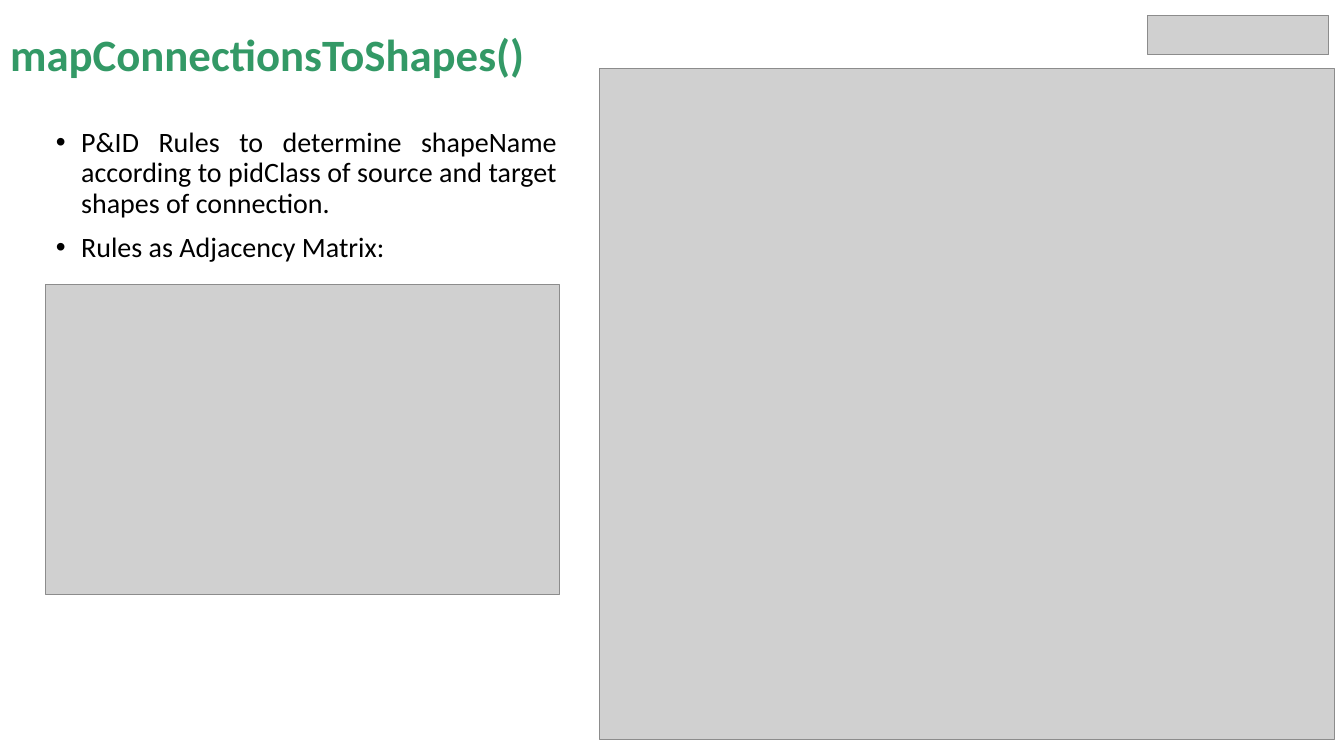
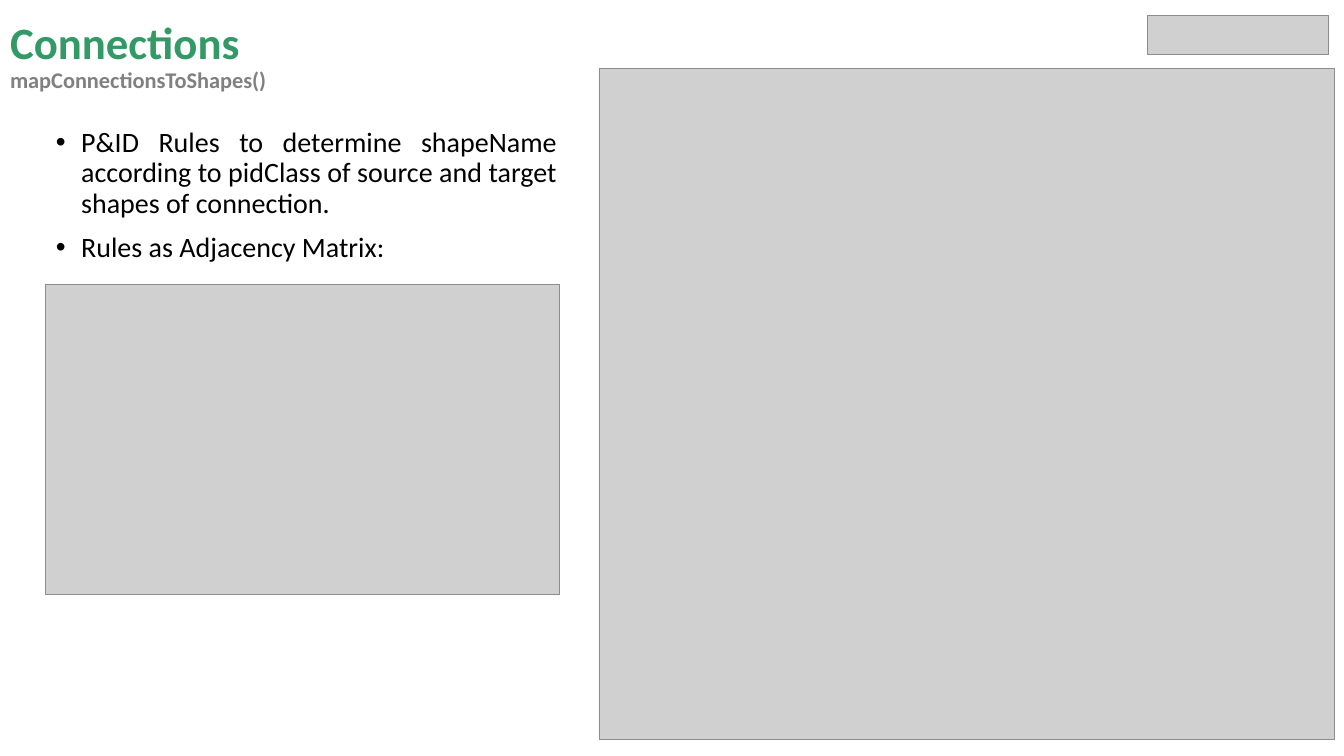
Before and after one commit to miguelrk/tum-mw-bachelorarbeit, a slide deck: slide 13 of 3 Entwicklungsphase/weekly_meeting_11.pptx (slide 10 before the commit). Drawn at 1344x756 pixels with LibreOffice and Linux fonts; fonts in the diff are those of the drawing; grey boxes stand for pictures. Boxes give left, top, right and bottom in pixels: in the first picture for what was removed or moved away, otherwise in the second. Text is boxed around its words. In the diff, an @@ line names an element or a change of style, - is before the commit and + after.

```diff
--- a/3 Entwicklungsphase/weekly_meeting_11.pptx
+++ b/3 Entwicklungsphase/weekly_meeting_11.pptx
@@ title at (10,27,266,92): text changed; size 32 to 16 pt; text colour #339966 to #808080 @@
-mapConnectionsToShapes()
+Connections
+mapConnectionsToShapes()
```
Also in this commit, not shown: 5 other slides changed, 2 slides added, 1 slide removed, 4 other files.
